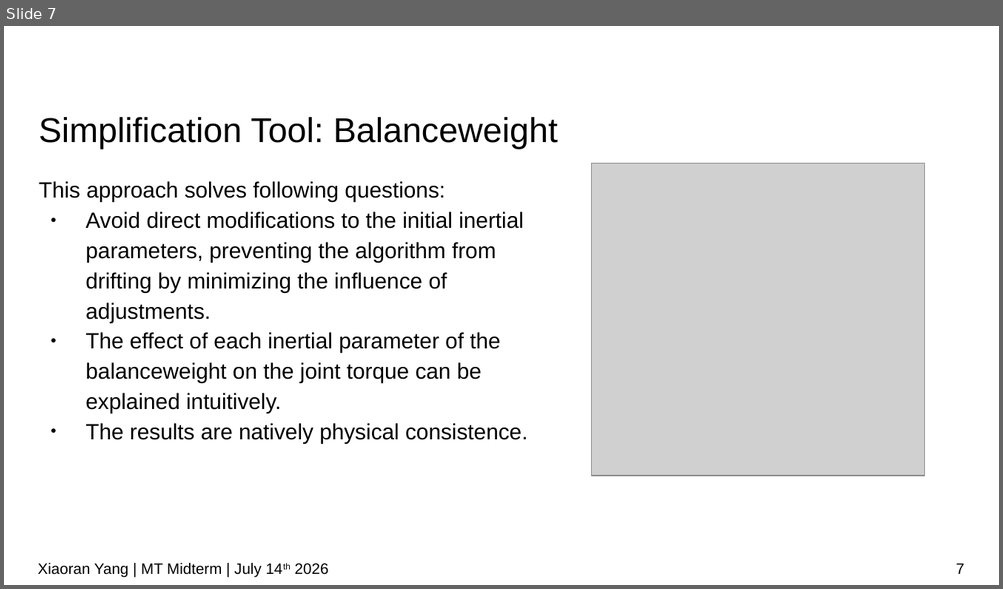
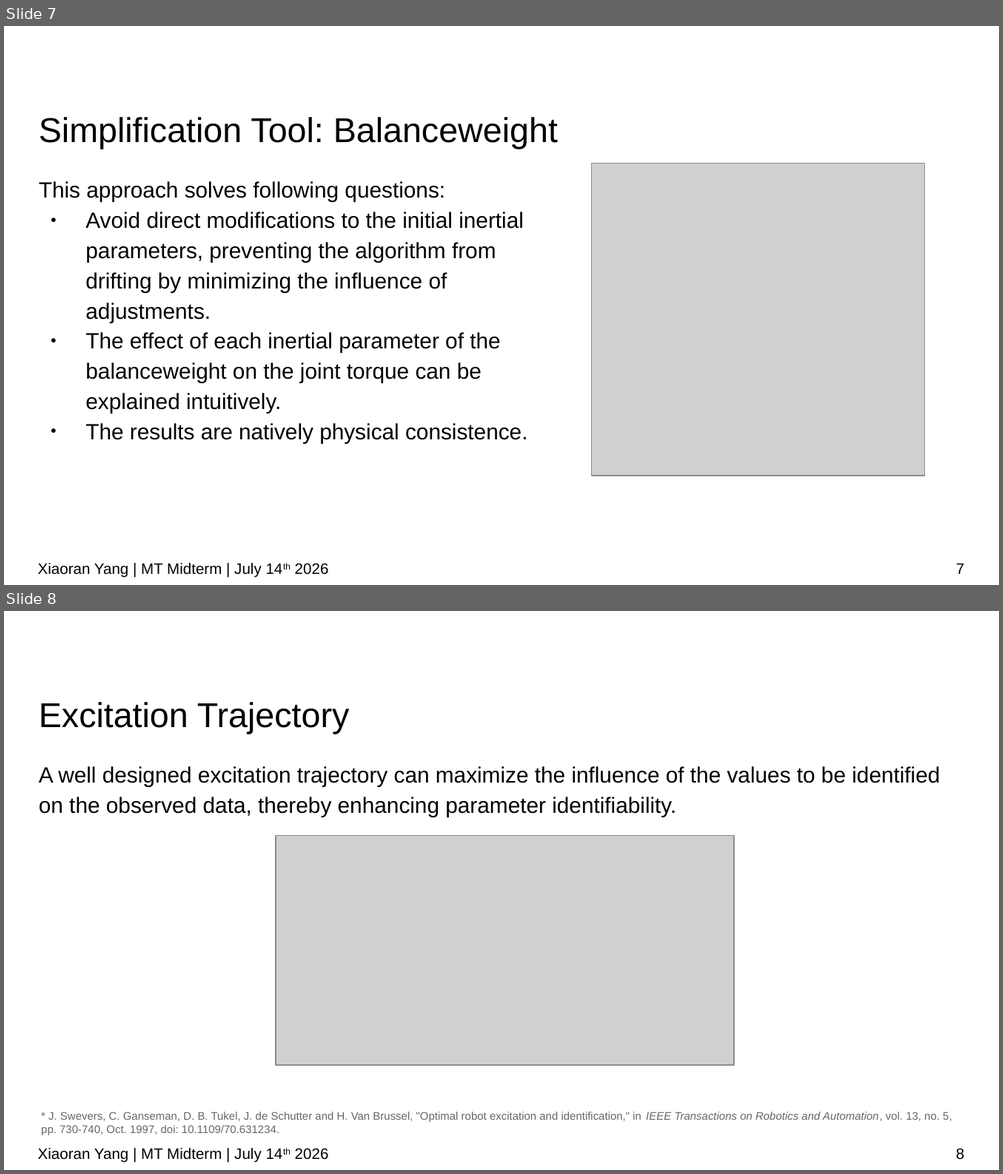
Before and after one commit to IDoccupled/identification, a slide deck: presentation/Midterm.odp. Shown one above the other, each under a label of ours: slide 7 before the commit, slides 7 and 8 after it. The pictures are 1003x589 and 1003x1174 pixels, drawn with LibreOffice and Linux fonts; fonts in the diff are those of the drawing; grey boxes stand for pictures; background and template pictures are left out. Boxes give left, top, right and bottom in pixels: in the first picture for what was removed or moved away, otherwise in the second. Text is boxed around its words. In the diff, an @@ line names an element or a change of style, - is before the commit and + after.

```diff
--- a/presentation/Midterm.odp
+++ b/presentation/Midterm.odp
@@ slide 8 added at (4,611,999,1170), background #FFFFFF @@
@@ title added at (39,702,349,734), 25 pt, text #000000 @@
+Excitation Trajectory
@@ text added at (39,766,939,817), 16 pt, text #000000 @@
+A well designed excitation trajectory can maximize the influence of the values to be identified on the observed data, thereby enhancing parameter identifiability.
@@ picture added at (276,836,734,1065) @@
@@ text added at (41,1112,951,1136), 8 pt, text #666666 @@
+* J. Swevers, C. Ganseman, D. B. Tukel, J. de Schutter and H. Van Brussel, "Optimal robot excitation and identification," in IEEE Transactions on Robotics and Automation, vol. 13, no. 5, pp. 730-740, Oct. 1997, doi: 10.1109/70.631234.
@@ text added at (38,1148,329,1163), 11 pt, text #000000 @@
+Xiaoran Yang | MT Midterm | July 14th 2026
@@ page number added at (956,1148,964,1160), 11 pt, text #000000 @@
+8
```
Also in this commit, not shown: 6 slides changed.
